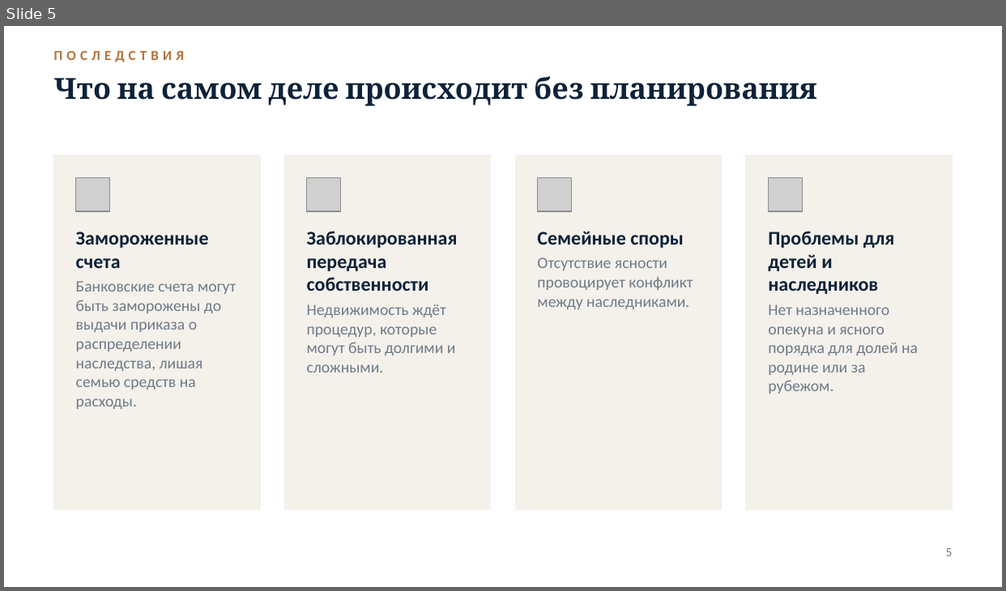
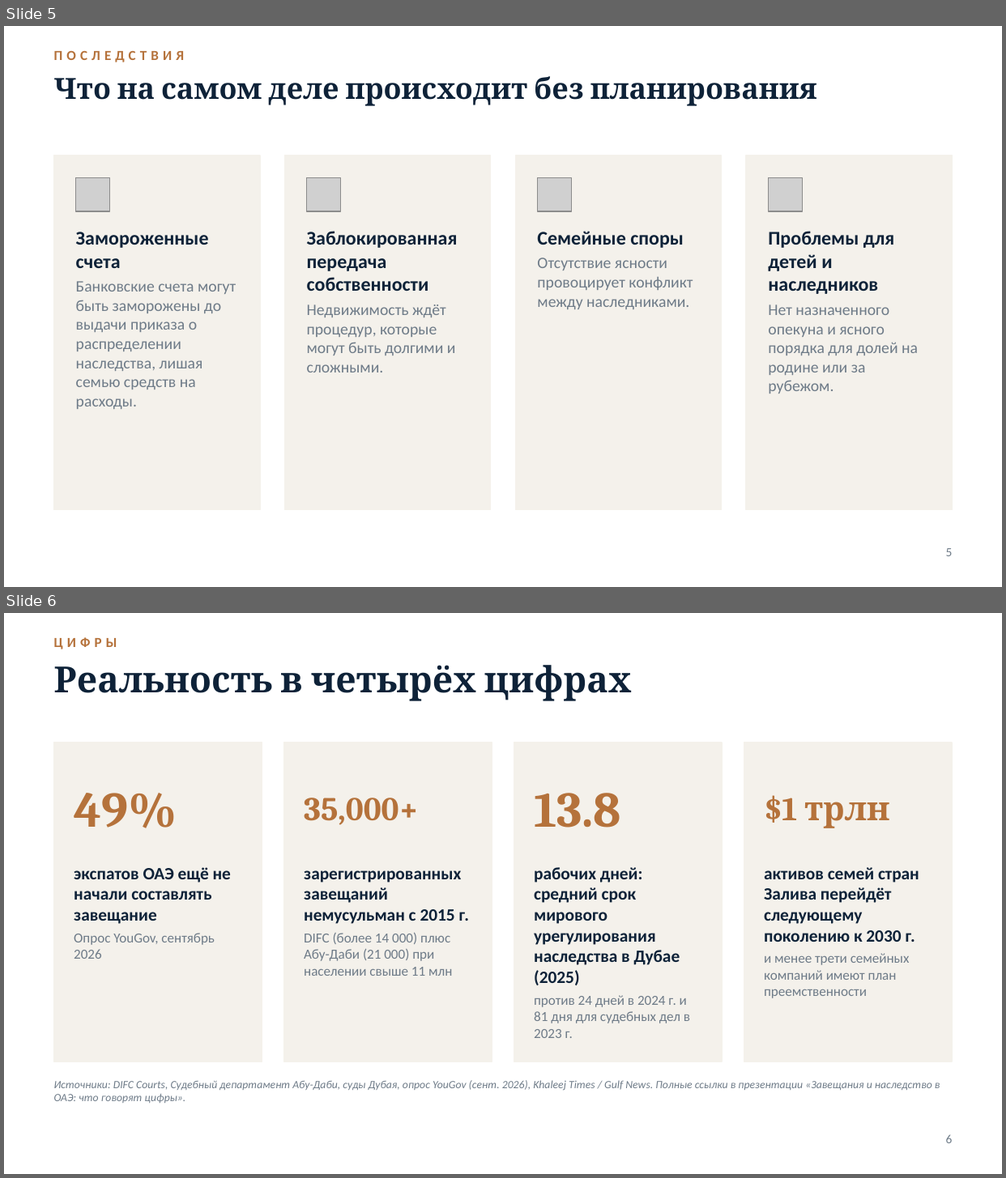
Before and after one commit to abdalmonemalmousa-prog/aa, a slide deck: presentations/05_Seminar_Webinar_Protect_Foreign_Investors_RU.pptx. Shown one above the other, each under a label of ours: slide 5 before the commit, slides 5 and 6 after it. The pictures are 1006x591 and 1006x1178 pixels, drawn with LibreOffice and Linux fonts; fonts in the diff are those of the drawing; grey boxes stand for pictures; background and template pictures are left out. Boxes give left, top, right and bottom in pixels: in the first picture for what was removed or moved away, otherwise in the second. Text is boxed around its words. In the diff, an @@ line names an element or a change of style, - is before the commit and + after.

```diff
--- a/presentations/05_Seminar_Webinar_Protect_Foreign_Investors_RU.pptx
+++ b/presentations/05_Seminar_Webinar_Protect_Foreign_Investors_RU.pptx
@@ slide 6 added at [4,613,1002,1174], background #FFFFFF @@
@@ text added at [54,637,117,649], 10 pt, text #B5723B, bold @@
+ЦИФРЫ
@@ text added at [54,665,632,701], 26 pt, text #0E2238, bold @@
+Реальность в четырёх цифрах
@@ rectangle added at [54,743,262,1062], fill #F4F1EB, outline #F4F1EB 1 pt @@
@@ rectangle added at [284,743,492,1062], fill #F4F1EB, outline #F4F1EB 1 pt @@
@@ rectangle added at [514,743,722,1062], fill #F4F1EB, outline #F4F1EB 1 pt @@
@@ rectangle added at [744,743,952,1062], fill #F4F1EB, outline #F4F1EB 1 pt @@
@@ text added at [74,793,177,828], 36 pt, text #B5723B, bold @@
+49%
@@ text added at [304,798,419,825], 24 pt, text #B5723B, bold @@
+35,000+
@@ text added at [534,793,621,828], 36 pt, text #B5723B, bold @@
+13.8
@@ text added at [764,795,889,828], 24 pt, text #B5723B, bold @@
+$1 трлн
@@ text added at [74,867,231,959], 12.5 pt, text #0E2238, bold @@
+экспатов ОАЭ ещё не начали составлять завещание
+Опрос YouGov, сентябрь 2026
@@ text added at [304,871,469,976], 10 pt, text #6E7B88 @@
+зарегистрированных завещаний немусульман с 2015 г.
+DIFC (более 14 000) плюс Абу-Даби (21 000) при населении свыше 11 млн
@@ text added at [534,867,690,1038], 12.5 pt, text #0E2238, bold @@
+рабочих дней: средний срок мирового урегулирования наследства в Дубае (2025)
+против 24 дней в 2024 г. и 81 дня для судебных дел в 2023 г.
@@ text added at [764,867,919,999], 12.5 pt, text #0E2238, bold @@
+активов семей стран Залива перейдёт следующему поколению к 2030 г.
+и менее трети семейных компаний имеют план преемственности
@@ text added at [54,1080,940,1103], 8 pt, text #6E7B88, italic @@
+Источники: DIFC Courts, Судебный департамент Абу-Даби, суды Дубая, опрос YouGov (сент. 2026), Khaleej Times / Gulf News. Полные ссылки в презентации «Завещания и наследство в ОАЭ: что говорят цифры».
@@ page number added at [946,1135,953,1144], 9 pt, text #6E7B88 @@
+6
```
Also in this commit, not shown: 2 slides changed, 6 other slides added, 25 other files.
